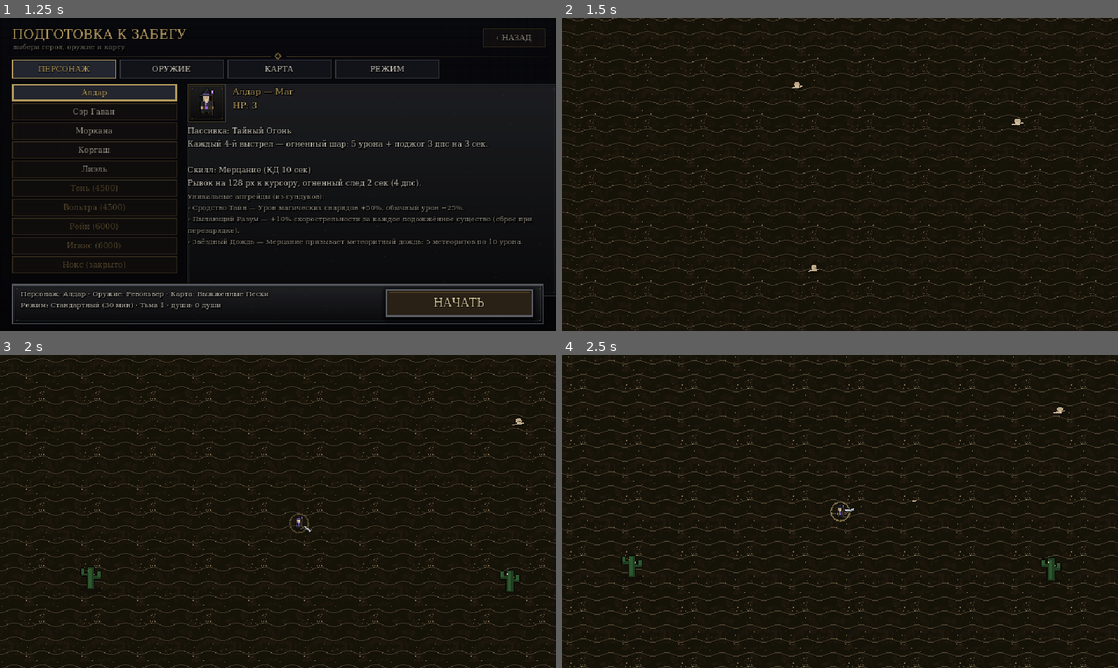
Above: before the commit, frames 1-4 (two rows, left to right).
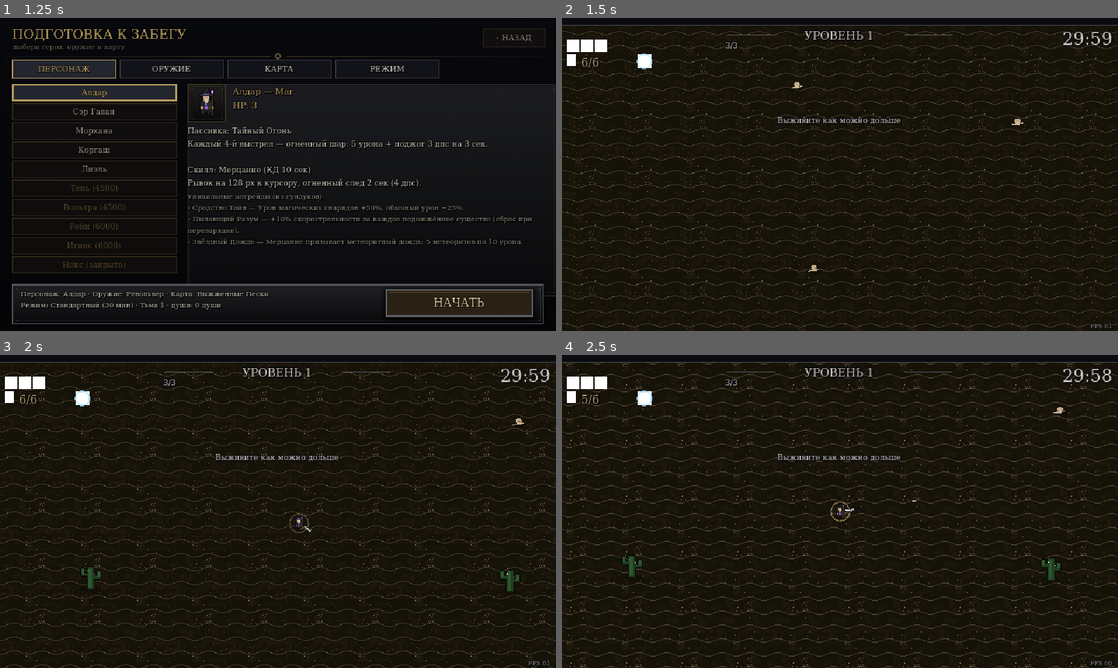
Above: after the commit, the same moments.

Repository: SlendStick/Game-Surwave
Game: Godot game, scene res://scenes/main/main_menu.tscn
Same seed, same stepped clock (60 frames per second), same inputs: the game is played once before the commit and once after it.
Inputs (mouse positions are in pixels of both pictures, inside the frame that each line leads up to):
- Up to frame 1 (1.25 s): click "ИГРАТЬ" at 0.5 s
- Up to frame 2 (1.5 s): click "НАЧАТЬ" at 1.25 s
- Up to frame 3 (2 s): no input
- Up to frame 4 (2.5 s): tap Enter (confirm) at 2, 2.1 s; move the mouse to (962, 495) at 2.02 s; hold Right (coop_right) from 2.03 s (still down); click (962, 495) at 2.17 s

Frame 1 is identical in both runs. In frame 2, 1.6% of the frame differs, in the area x 0-100%, y 0-100%; in frame 3, 1.5%; in frame 4, 1.5%.
Error before the commit: Parse Error: Cannot infer the type of "reloading" variable because the value doesn't have a set type. (res://scripts/ui/hud.gd:512)

Commit message:
Fix typed GDScript inference for reloading bool in hud.gd
Co-authored-by: arena-agent <297053741+arena-agent@users.noreply.github.com>

Diff:
--- a/scripts/ui/hud.gd
+++ b/scripts/ui/hud.gd
@@ -509,7 +509,7 @@
 func _draw_ammo_icon() -> void:
 	if ammo_icon == null:
 		return
-	var reloading := (game != null and game.player != null and game.player.reloading)
+	var reloading: bool = (game != null and game.player != null and bool(game.player.reloading))
 	var atex := Assets.icon("ui_ammo")
 	if atex != null:
 		ammo_icon.draw_texture_rect(atex, Rect2(0, 0, 10, 13), false, Color(1.5, 1.5, 1.5) if reloading else Color.WHITE)
